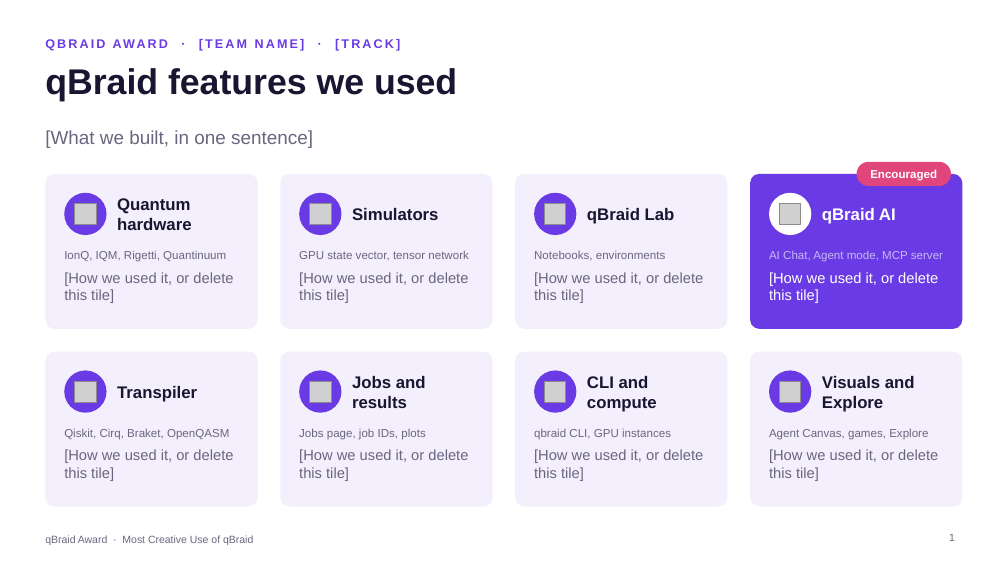
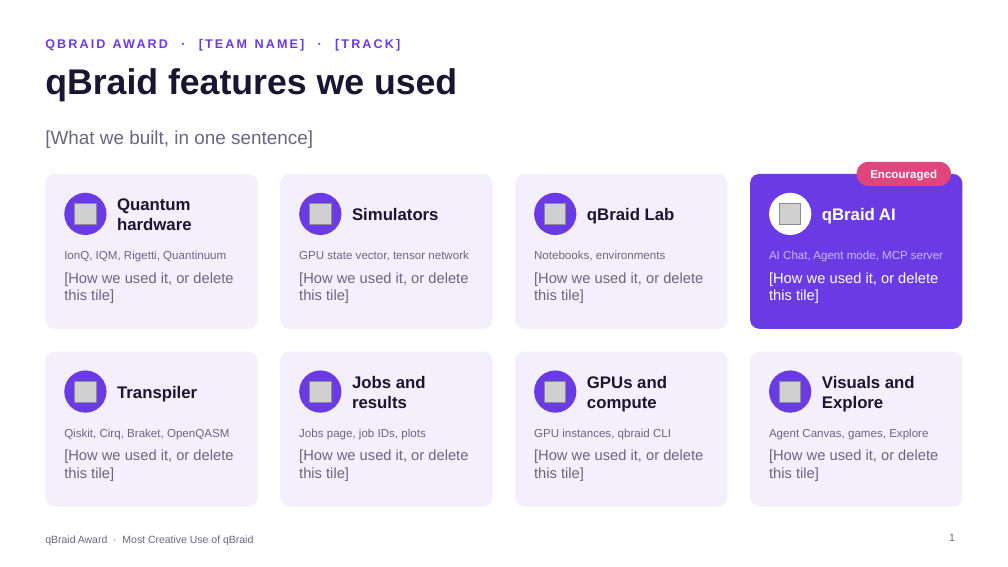
Before and after one commit to qBraid/qbraid-award, a slide deck: slide 1 of template/qbraid-award-template.pptx. Drawn at 1008x567 pixels with LibreOffice and Linux fonts; fonts in the diff are those of the drawing; grey boxes stand for pictures. Boxes give left, top, right and bottom in pixels: in the first picture for what was removed or moved away, otherwise in the second. Text is boxed around its words. In the diff, an @@ line names an element or a change of style, - is before the commit and + after.

```diff
--- a/template/qbraid-award-template.pptx
+++ b/template/qbraid-award-template.pptx
@@ text at box(587, 376, 667, 412): text changed @@
-CLI and compute
+GPUs and compute
@@ text at box(534, 428, 671, 440): text changed @@
-qbraid CLI, GPU instances
+GPU instances, qbraid CLI
```
Also in this commit, not shown: 1 other slide changed, 7 other files.
